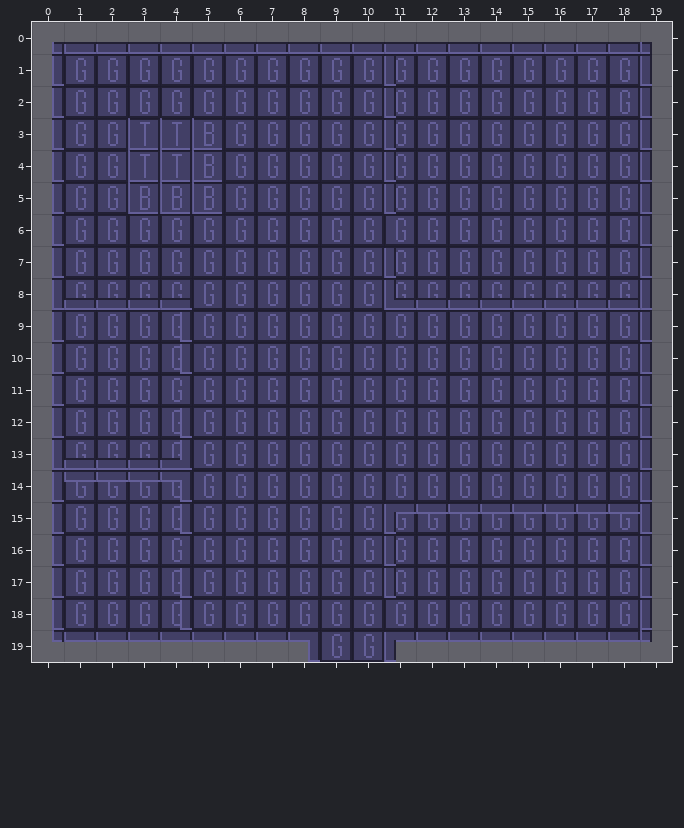
An edit to a level. Tiled map, tiled/tilemaps/mvp.tmx. Above: the version before the commit.
Cells are 16x16 px. Shown: x 0..19, y 0..19.
And afterwards:
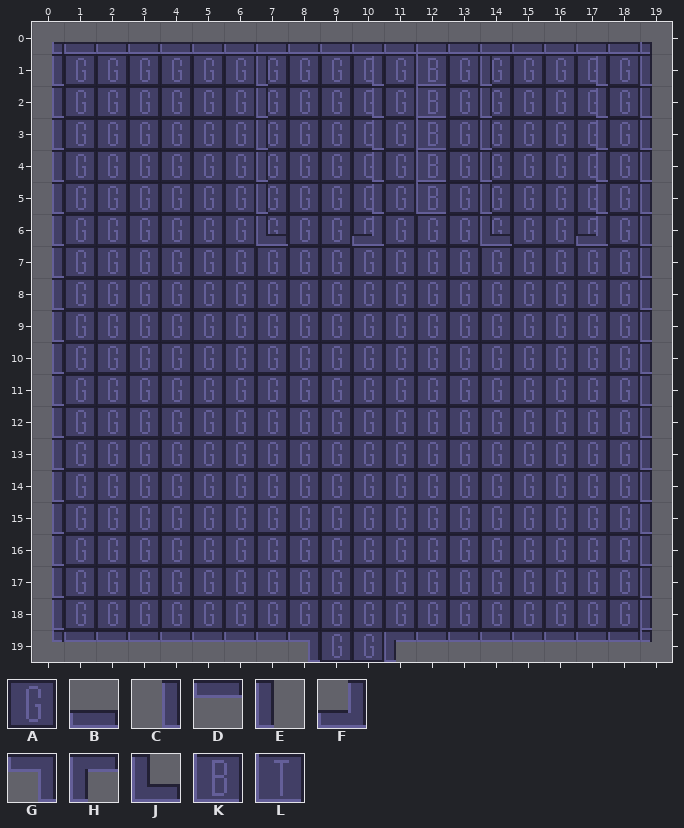
Key: from "basic_tiles": A 0, B 1, C 2, D 3, E 4, F 5, G 6, H 7, J 8, K 13, L 14.
_ is an empty cell.
From old to new:
Layer "ground_layer":
There is now tile A in rows 3 to 5 at x 3 to 5.
Tile A is gone in rows 1 to 5 at x 12.
Layer "wall_layer":
There is now tile C in rows 1 to 5 at x 10 and 17.
There is now tile E in rows 1 to 5 at x 7 and 14.
There is now tile F in row 6 at x 10 and 17.
There is now tile J in row 6 at x 7 and 14.
There is now tile K in rows 1 to 5 at x 12.
Tile B is gone in row 8 at x 1 to 4 and 12 to 18; in row 13 at x 1 to 3.
Tile C is gone in rows 9 to 10 at x 4; in row 12 at x 4; in row 15 at x 4; in rows 17 to 18 at x 4.
Tile D is gone in row 14 at x 1 to 3; in row 15 at x 12 to 18.
Tile E is gone in rows 1 to 5 at x 11; in row 7 at x 11; in rows 16 to 17 at x 11.
Tile F is gone in row 13 at x 4.
Tile G is gone in row 14 at x 4.
Tile H is gone in row 15 at x 11.
Tile J is gone in row 8 at x 11.
Tile K is gone in rows 3 to 4 at x 5; in row 5 at x 3 to 5.
Tile L is gone in rows 3 to 4 at x 3 to 4.
Where, in picture pixels (left, top, right, bottom), the same in both pictures:
added: (256, 56, 288, 246)
changed: (352, 54, 640, 310)
changed: (128, 118, 222, 214)
removed: (64, 298, 192, 374)
removed: (64, 408, 192, 534)
removed: (384, 504, 640, 598)
removed: (180, 568, 192, 630)
